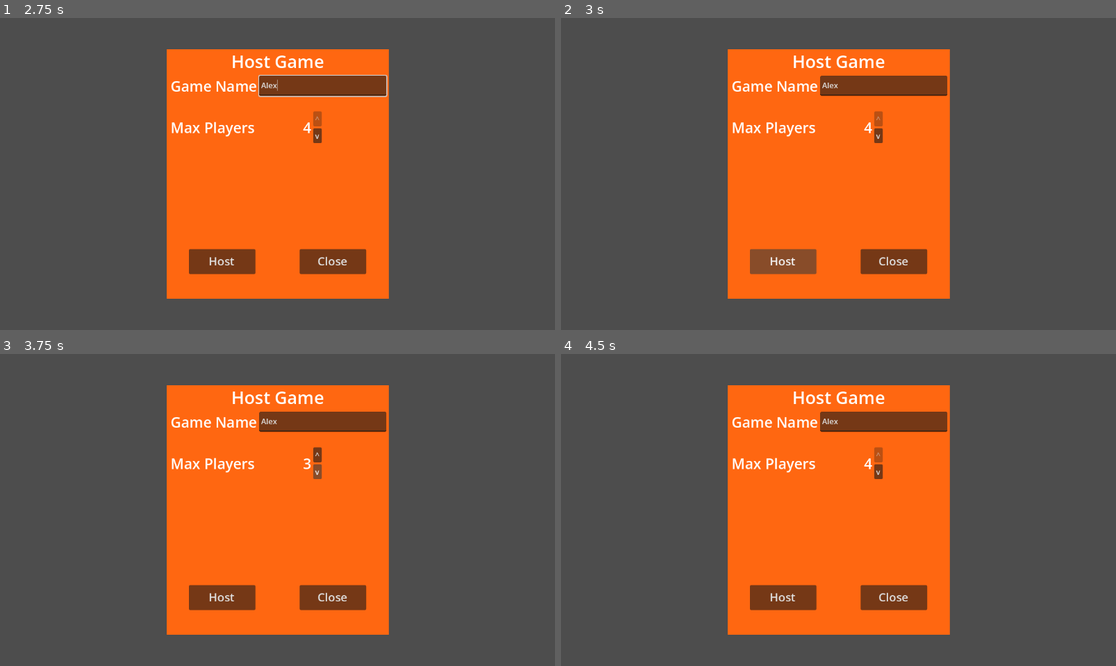
Above: before the commit, frames 1-4 (two rows, left to right).
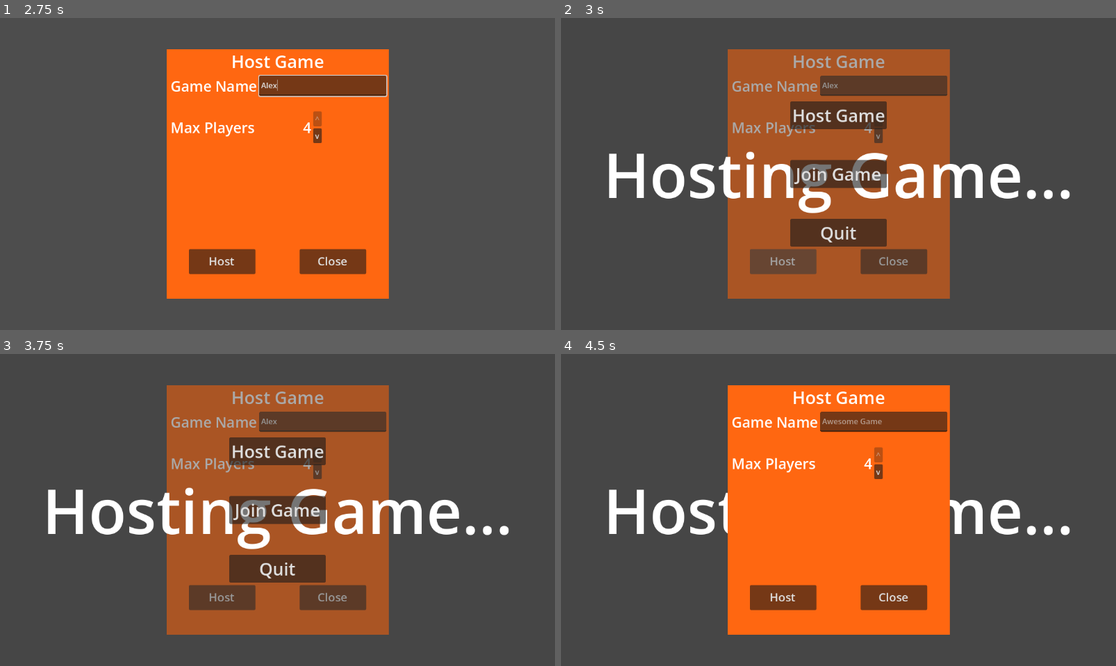
Above: after the commit, the same moments.

Repository: swAAn01/Godot-Multiplayer-Platform
Game: Godot game, scene res://master/game_master.tscn
Two runs of this game, one before a commit and one after it. Both use one fixed random seed, a clock stepped at 60 frames per second and the inputs below.
Inputs (mouse positions are in pixels of both pictures, inside the frame that each line leads up to):
- Up to frame 1 (2.75 s): click "Host Game" at 0.5 s; click (321, 86) at 1.27 s; type "Alex" at 1.35 s; click "Join Game" at 2 s
- Up to frame 2 (3 s): click "Host" at 2.75 s
- Up to frame 3 (3.75 s): click "v" at 3.5 s
- Up to frame 4 (4.5 s): click (877, 453) at 4.25 s, where only the run before the commit has a clickable "^"

Frame 1 is identical in both runs. In frame 2, 34% of the frame differs, in the area x 8-92%, y 10-90%; in frame 3, 34%; in frame 4, 2.1%.

Commit message:
setup fail states

Diff:
--- a/globals/networking/enet_backend.gd
+++ b/globals/networking/enet_backend.gd
@@ -53,6 +53,8 @@
 	if err == OK:
 		multiplayer.set_multiplayer_peer(peer)
 		lobby_joined.emit()
+	else:
+		join_lobby_failed.emit(str(err))
 
 
 ## Joins a lobby hosted at IP address [param address].
@@ -64,6 +66,8 @@
 	if err == OK:
 		multiplayer.set_multiplayer_peer(peer)
 		lobby_joined.emit()
+	else:
+		join_lobby_failed.emit(str(err))
 
 
 func leave_game() -> void:
--- a/globals/networking/multiplayer_backend.gd
+++ b/globals/networking/multiplayer_backend.gd
@@ -7,6 +7,7 @@
 @warning_ignore_start('unused_signal')
 signal lobby_found(address: Variant, cur_players: int, max_players: int)
 signal lobby_joined
+signal join_lobby_failed(reason: String)
 @warning_ignore_restore('unused_signal')
 
 
--- a/globals/networking/multiplayer_service.gd
+++ b/globals/networking/multiplayer_service.gd
@@ -14,8 +14,11 @@
 var kick_reason: String
 
 
+signal lobby_found(address: Variant, cur_players: int, max_players: int)
+signal joining_lobby
 signal lobby_joined
-signal lobby_found(address: Variant, cur_players: int, max_players: int)
+signal creating_lobby
+signal join_lobby_failed(reason: String)
 signal game_exited
 
 
@@ -31,11 +34,13 @@
 			backend = ENetBackend.new()
 	backend.lobby_found.connect(lobby_found.emit)
 	backend.lobby_joined.connect(lobby_joined.emit)
+	backend.join_lobby_failed.connect(join_lobby_failed.emit)
 	add_child(backend)
 
 
 func host_game(options: HostOptions) -> void:
 	assert(not multiplayer.has_multiplayer_peer() or multiplayer.get_multiplayer_peer() is OfflineMultiplayerPeer)
+	creating_lobby.emit()
 	if options.max_players == 1:
 		multiplayer.set_multiplayer_peer(OfflineMultiplayerPeer.new())
 	else:
@@ -44,6 +49,7 @@
 
 func join_game(address: Variant) -> void:
 	assert(not multiplayer.has_multiplayer_peer() or multiplayer.get_multiplayer_peer() is OfflineMultiplayerPeer)
+	joining_lobby.emit()
 	backend.join_game(address)
 
 
--- a/menus/scripts/main_menu.gd
+++ b/menus/scripts/main_menu.gd
@@ -28,9 +28,9 @@
 	quit_button.pressed.connect(func() -> void: get_tree().quit())
 	fail_button.pressed.connect(_on_fail_button_pressed)
 	host_failed_button.pressed.connect(func() -> void: hosting_overlay.hide())
-	#MultiplayerService.joining_lobby.connect(_on_joining_lobby) TODO setup these signals
-	#MultiplayerService.creating_lobby.connect(_on_creating_lobby)
-	#MultiplayerService.join_lobby_failed.connect(_on_join_failed)
+	MultiplayerService.joining_lobby.connect(_on_joining_lobby)
+	MultiplayerService.join_lobby_failed.connect(_on_join_failed)
+	MultiplayerService.creating_lobby.connect(_on_creating_lobby)
 	if not MultiplayerService.kick_reason.is_empty():
 		_show_kick_reason(MultiplayerService.kick_reason)
 
